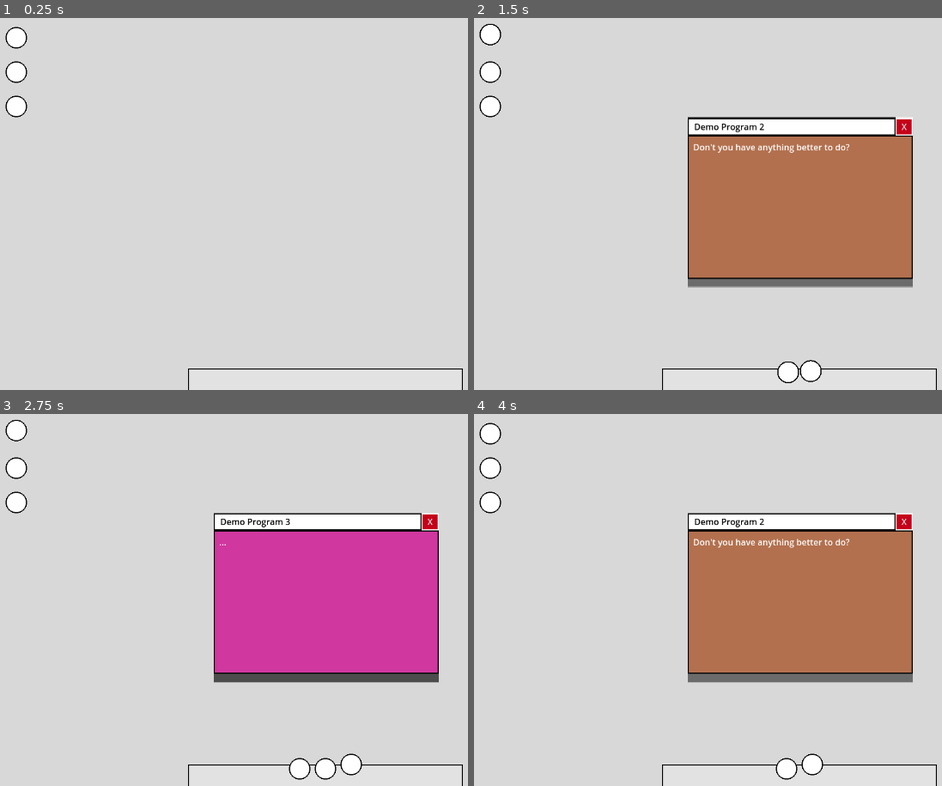
Above: before the commit, frames 1-4 (two rows, left to right).
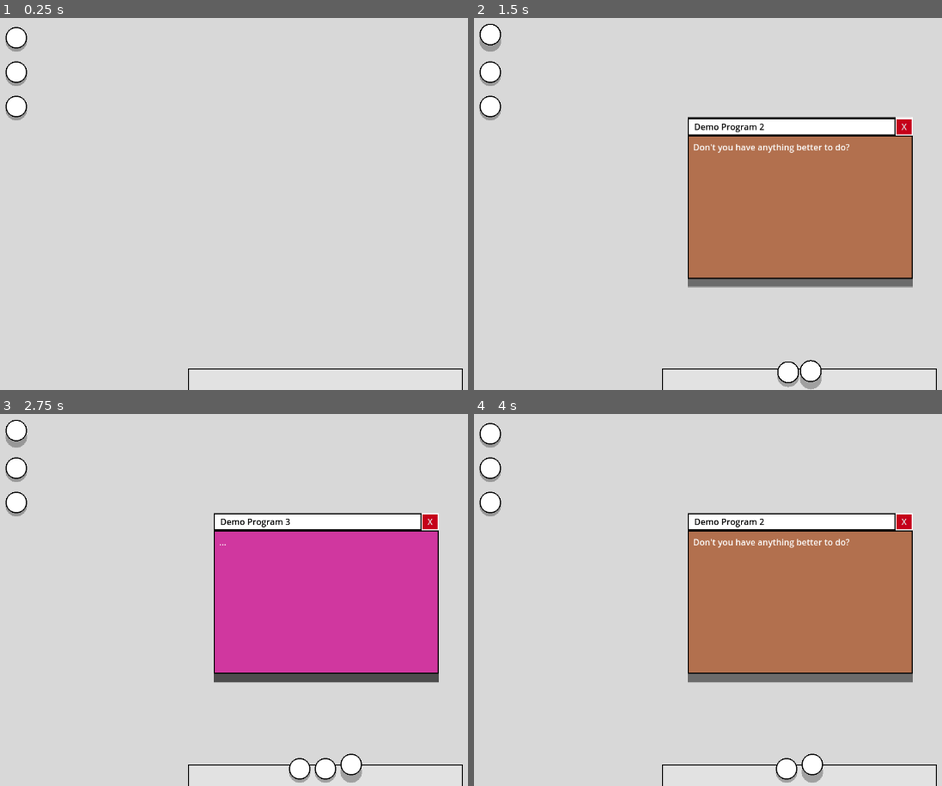
Above: after the commit, the same moments.

Repository: MunnChai/GMTKGameJam2025
Game: Godot game, scene res://desktop/desktop.tscn
Same seed, same stepped clock (60 frames per second), same inputs: the game is played once before the commit and once after it. The project has no main scene, so this scene is started directly.
Inputs (mouse positions are in pixels of both pictures, inside the frame that each line leads up to):
- Up to frame 1 (0.25 s): no input
- Up to frame 2 (1.5 s): click (488, 36) at 0.52 s; click (488, 32) at 1.27 s
- Up to frame 3 (2.75 s): click (14, 428) at 2.02 s
- Up to frame 4 (4 s): click "X" at 2.75 s; tap Enter at 3.5 s; move the mouse to (outside the picture) at 3.52 s; press the mouse at (outside the picture) at 3.53 s

The runs differ from the first frame. In frame 1, 0.1% of the frame differs, in the area x 1-6%, y 6-28%; in frame 2, 0.3%; in frame 3, 0.3%, in the area x 1-78%, y 5-100%; in frame 4, 0.3%.

Commit message:
Add shortcut shadow

Diff:
--- a/game/gmtkgamejam2025/desktop/desktop.gd
+++ b/game/gmtkgamejam2025/desktop/desktop.gd
@@ -10,8 +10,7 @@
 ## ---
 
 ## TODO:
-## - Make closing windows stay on top while playing close animation
-## - Add movement to hovering icons, add shadows to icons
+## - Texture support for everything, really
 
 ## Registry of Window Program ID to PackedScene
 @export var window_packed_scenes: Dictionary[StringName, PackedScene]
@@ -54,8 +53,8 @@
 
 #region WINDOW MANAGEMENT
 
-## The ACTIVE WINDOW is the topmost window
-## To get the hovered window,
+## The ACTIVE WINDOW is the topmost window. To get it, call get_active_window
+## To get the hovered window, call get_hovered_window
 
 ## Your current windows, sorted with windows[0] being the topmost and active window
 ## and all other windows in descending order
--- a/game/gmtkgamejam2025/desktop/shortcut_icon/shortcut_icon.tscn
+++ b/game/gmtkgamejam2025/desktop/shortcut_icon/shortcut_icon.tscn
@@ -1,6 +1,19 @@
-[gd_scene load_steps=9 format=3 uid="uid://bf2h01ok52xw4"]
+[gd_scene load_steps=10 format=3 uid="uid://bf2h01ok52xw4"]
 
 [ext_resource type="Script" uid="uid://baqi0xt5imkpu" path="res://desktop/shortcut_icon/shortcut_icon.gd" id="1_npcrg"]
+
+[sub_resource type="StyleBoxFlat" id="StyleBoxFlat_ylw04"]
+bg_color = Color(0, 0, 0, 0.294118)
+border_width_left = 2
+border_width_top = 2
+border_width_right = 2
+border_width_bottom = 2
+border_color = Color(0, 0, 0, 0.294118)
+corner_radius_top_left = 1000
+corner_radius_top_right = 1000
+corner_radius_bottom_right = 1000
+corner_radius_bottom_left = 1000
+anti_aliasing = false
 
 [sub_resource type="StyleBoxFlat" id="StyleBoxFlat_npcrg"]
 bg_color = Color(1, 1, 1, 1)
@@ -32,8 +45,7 @@
 anchors_preset = 0
 script = ExtResource("1_npcrg")
 
-[node name="Circle" type="PanelContainer" parent="."]
-unique_name_in_owner = true
+[node name="MarginContainer" type="MarginContainer" parent="."]
 layout_mode = 1
 anchors_preset = 8
 anchor_left = 0.5
@@ -46,10 +58,27 @@
 offset_bottom = 20.0
 grow_horizontal = 2
 grow_vertical = 2
+
+[node name="Control" type="Control" parent="MarginContainer"]
+layout_mode = 2
+mouse_filter = 2
+
+[node name="ShadowCircle" type="PanelContainer" parent="MarginContainer/Control"]
+unique_name_in_owner = true
+layout_mode = 0
+offset_top = 5.89
+offset_right = 40.0
+offset_bottom = 45.89
+mouse_filter = 2
+theme_override_styles/panel = SubResource("StyleBoxFlat_ylw04")
+
+[node name="Circle" type="PanelContainer" parent="MarginContainer"]
+unique_name_in_owner = true
+layout_mode = 2
 mouse_filter = 2
 theme_override_styles/panel = SubResource("StyleBoxFlat_npcrg")
 
-[node name="Button" type="Button" parent="Circle"]
+[node name="Button" type="Button" parent="MarginContainer"]
 unique_name_in_owner = true
 texture_filter = 1
 layout_mode = 2
